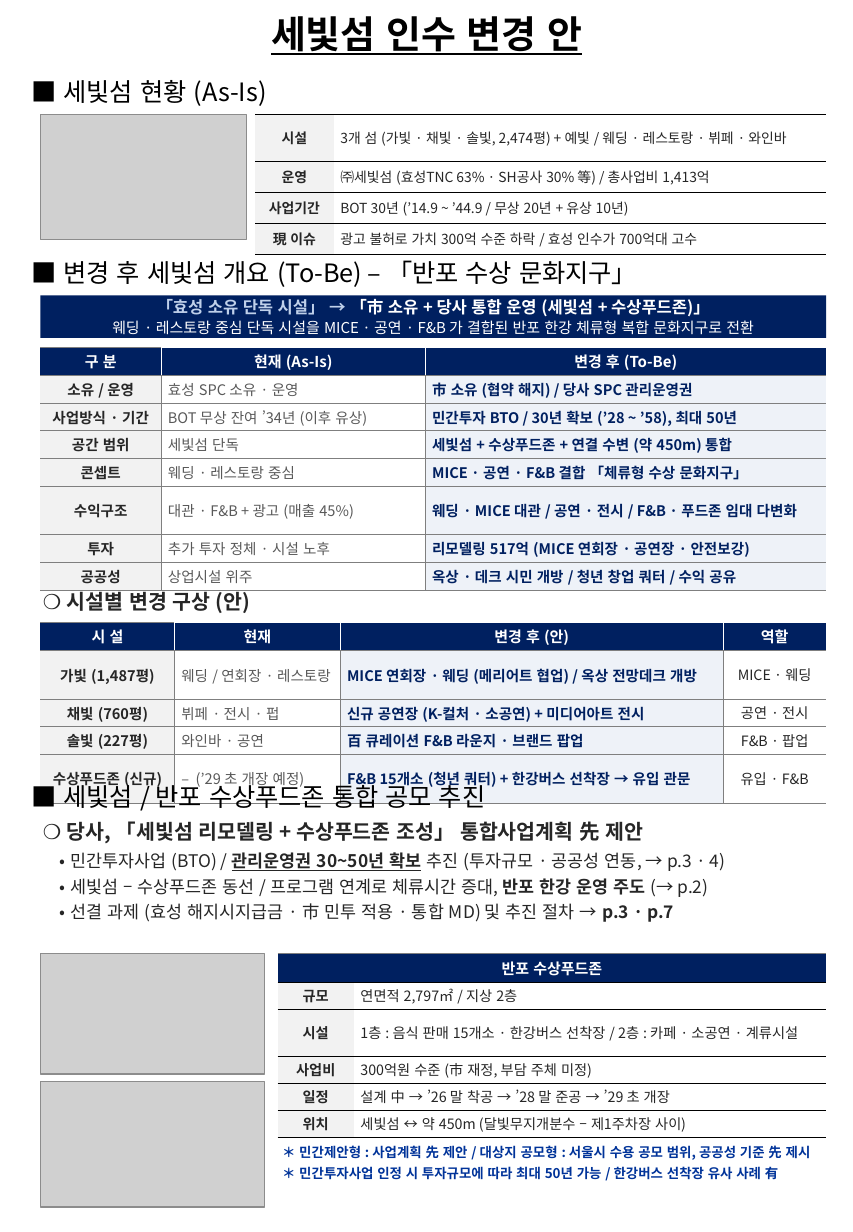
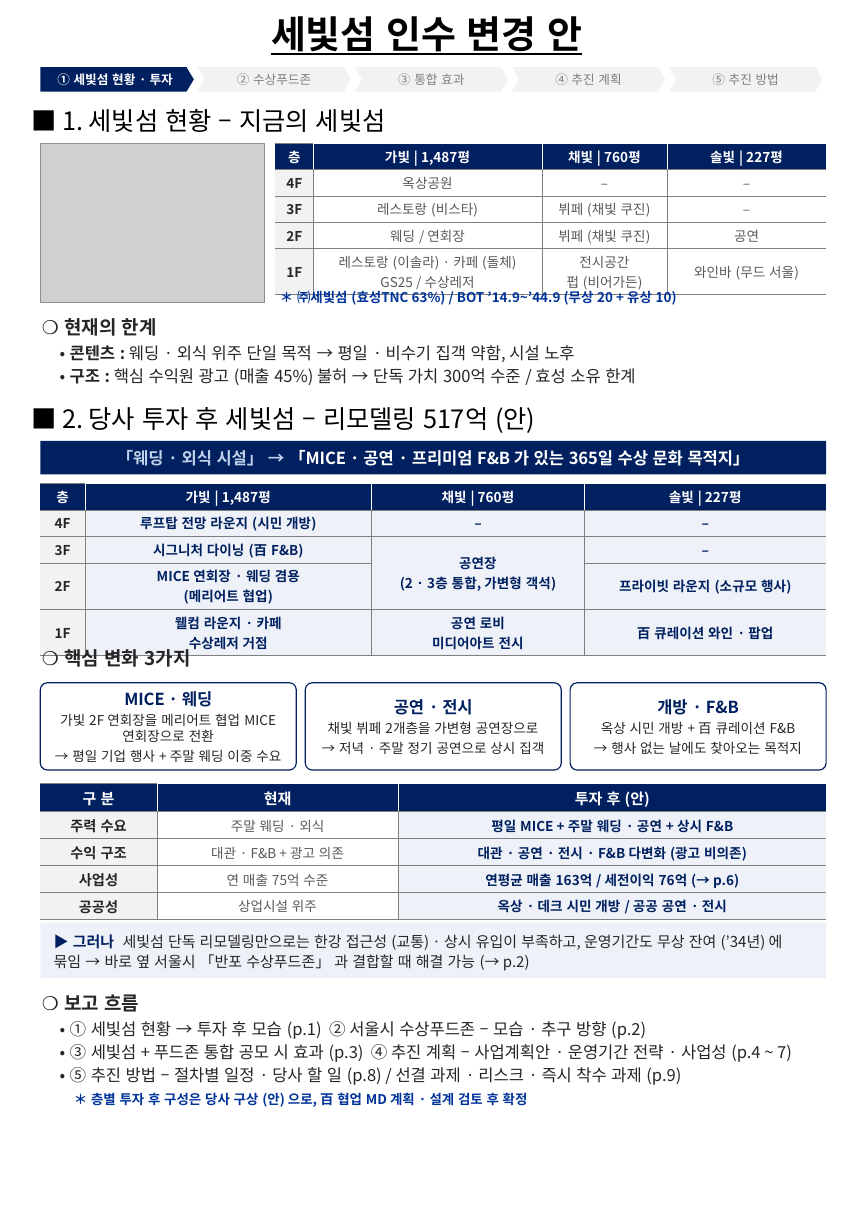
Before and after one commit to ukyung8822/test1, a slide deck: slide 1 of 세빛섬_인수변경안_보완.pptx. Drawn at 853x1232 pixels with LibreOffice and Linux fonts; fonts in the diff are those of the drawing; grey boxes stand for pictures. Boxes give left, top, right and bottom in pixels: in the first picture for what was removed or moved away, otherwise in the second. Text is boxed around its words. In the diff, an @@ line names an element or a change of style, - is before the commit and + after.

```diff
--- a/세빛섬_인수변경안_보완.pptx
+++ b/세빛섬_인수변경안_보완.pptx
@@ pentagon arrow "① 세빛섬 현황 · 투자": place and size @@
-pentagon arrow "① 세빛섬 현황 · 투자" at <box>63,80,267,106</box>
+pentagon arrow "① 세빛섬 현황 · 투자" at <box>40,67,193,92</box>
@@ pentagon arrow "① 세빛섬 현황 · 투자" at <box>40,67,193,92</box>: vertical alignment top to middle; fill none to #002060 @@
@@ text in pentagon arrow at <box>57,73,173,85</box>: text changed; size 16 to 8 pt; text colour #000000 to #FFFFFF; bold on @@
-■ 세빛섬 현황 (As-Is)
+① 세빛섬 현황 · 투자
@@ chevron added at <box>198,67,351,92</box>, fill #F2F2F2, 8 pt, text #7F7F7F @@
+② 수상푸드존
@@ chevron added at <box>355,67,508,92</box>, fill #F2F2F2, 8 pt, text #7F7F7F @@
+③ 통합 효과
@@ chevron added at <box>512,67,665,92</box>, fill #F2F2F2, 8 pt, text #7F7F7F @@
+④ 추진 계획
@@ chevron added at <box>669,67,822,92</box>, fill #F2F2F2, 8 pt, text #7F7F7F @@
+⑤ 추진 방법
@@ text added at <box>62,109,386,132</box>, 16 pt, text #000000 @@
+■ 1. 세빛섬 현황 – 지금의 세빛섬
@@ table removed at <box>255,114,826,253</box>, 4 rows, 2 columns @@
-시설 | 3개 섬 (가빛 · 채빛 · 솔빛, 2,474평) + 예빛 / 웨딩 · 레스토랑 · 뷔페 · 와인바
-운영 | ㈜세빛섬 (효성TNC 63% · SH공사 30% 等) / 총사업비 1,413억
-사업기간 | BOT 30년 (’14.9 ~ ’44.9 / 무상 20년 + 유상 10년)
-現 이슈 | 광고 불허로 가치 300억 수준 하락 / 효성 인수가 700억대 고수
@@ picture: place and size @@
-picture at <box>40,114,246,239</box>
+picture at <box>40,143,264,303</box>
@@ table at <box>275,143,826,296</box> @@
-row 1: 시 설 | 현재 | 변경 후 (안) | 역할
+row 1: 층 | 가빛 | 1,487평 | 채빛 | 760평 | 솔빛 | 227평
-row 2: 가빛 (1,487평) | 웨딩 / 연회장 · 레스토랑 | MICE 연회장 · 웨딩 (메리어트 협업) / 옥상 전망데크 개방 | MICE · 웨딩
+row 2: 4F | 옥상공원 | – | –
-row 3: 채빛 (760평) | 뷔페 · 전시 · 펍 | 신규 공연장 (K-컬처 · 소공연) + 미디어아트 전시 | 공연 · 전시
+row 3: 3F | 레스토랑 (비스타) | 뷔페 (채빛 쿠진) | –
-row 4: 솔빛 (227평) | 와인바 · 공연 | 百 큐레이션 F&B 라운지 · 브랜드 팝업 | F&B · 팝업
+row 4: 2F | 웨딩 / 연회장 | 뷔페 (채빛 쿠진) | 공연
-row 5: 수상푸드존 (신규) | – (’29 초 개장 예정) | F&B 15개소 (청년 쿼터) + 한강버스 선착장 → 유입 관문 | 유입 · F&B
+row 5: 1F | 레스토랑 (이솔라) · 카페 (돌체) / GS25 / 수상레저 | 전시공간 / 펍 (비어가든) | 와인바 (무드 서울)
@@ fill #EEF2F8 to none in 4 cells @@
@@ table: place and size @@
-table at <box>40,622,827,793</box>
+table at <box>275,143,826,296</box>
@@ text removed at <box>63,260,637,287</box> @@
-■ 변경 후 세빛섬 개요 (To-Be) – 「반포 수상 문화지구」
@@ rectangle removed at <box>40,296,826,338</box> @@
-「효성 소유 단독 시설」 → 「市 소유 + 당사 통합 운영 (세빛섬 + 수상푸드존)」
-웨딩 · 레스토랑 중심 단독 시설을 MICE · 공연 · F&B 가 결합된 반포 한강 체류형 복합 문화지구로 전환
@@ text added at <box>297,288,677,305</box>, 8.5 pt, text #003399, bold @@
+＊ ㈜세빛섬 (효성TNC 63%) / BOT ’14.9~’44.9 (무상 20 + 유상 10)
@@ text added at <box>64,318,635,385</box>, 10.5 pt, text #262626 @@
+❍ 현재의 한계
+• 콘텐츠 : 웨딩 · 외식 위주 단일 목적 → 평일 · 비수기 집객 약함, 시설 노후
+• 구조 : 핵심 수익원 광고 (매출 45%) 불허 → 단독 가치 300억 수준 / 효성 소유 한계
@@ table removed at <box>40,347,825,588</box>, 8 rows, 3 columns @@
-구 분 | 현재 (As-Is) | 변경 후 (To-Be)
-소유 / 운영 | 효성 SPC 소유 · 운영 | 市 소유 (협약 해지) / 당사 SPC 관리운영권
-사업방식 · 기간 | BOT 무상 잔여 ’34년 (이후 유상) | 민간투자 BTO / 30년 확보 (’28 ~ ’58), 최대 50년
-공간 범위 | 세빛섬 단독 | 세빛섬 + 수상푸드존 + 연결 수변 (약 450m) 통합
-콘셉트 | 웨딩 · 레스토랑 중심 | MICE · 공연 · F&B 결합 「체류형 수상 문화지구」
-수익구조 | 대관 · F&B + 광고 (매출 45%) | 웨딩 · MICE 대관 / 공연 · 전시 / F&B · 푸드존 임대 다변화
-투자 | 추가 투자 정체 · 시설 노후 | 리모델링 517억 (MICE 연회장 · 공연장 · 안전보강)
-공공성 | 상업시설 위주 | 옥상 · 데크 시민 개방 / 청년 창업 쿼터 / 수익 공유
@@ text added at <box>62,407,535,433</box>, 16 pt, text #000000 @@
+■ 2. 당사 투자 후 세빛섬 – 리모델링 517억 (안)
@@ rectangle added at <box>40,441,826,475</box>, fill #002060, 10.5 pt, text #FFFFFF, bold @@
+「웨딩 · 외식 시설」 → 「MICE · 공연 · 프리미엄 F&B 가 있는 365일 수상 문화 목적지」
@@ table added at <box>40,483,826,654</box>, 5 rows, 4 columns @@
+층 | 가빛 | 1,487평 | 채빛 | 760평 | 솔빛 | 227평
+4F | 루프탑 전망 라운지 (시민 개방) | – | –
+3F | 시그니처 다이닝 (百 F&B) | 공연장 / (2 · 3층 통합, 가변형 객석) | –
+2F | MICE 연회장 · 웨딩 겸용 / (메리어트 협업) |  | 프라이빗 라운지 (소규모 행사)
+1F | 웰컴 라운지 · 카페 / 수상레저 거점 | 공연 로비 / 미디어아트 전시 | 百 큐레이션 와인 · 팝업
@@ text removed at <box>67,588,250,613</box> @@
-❍ 시설별 변경 구상 (안)
@@ text added at <box>64,646,191,667</box>, 12 pt, text #262626, bold @@
+❍ 핵심 변화 3가지
@@ rounded rectangle added at <box>40,682,296,770</box>, fill #FFFFFF, outline #002060 0.75 pt, 8.6 pt, text #262626 @@
+MICE · 웨딩
+가빛 2F 연회장을 메리어트 협업 MICE 연회장으로 전환
+→ 평일 기업 행사 + 주말 웨딩 이중 수요
@@ rounded rectangle added at <box>305,682,561,770</box>, fill #FFFFFF, outline #002060 0.75 pt, 8.6 pt, text #262626 @@
+공연 · 전시
+채빛 뷔페 2개층을 가변형 공연장으로
+→ 저녁 · 주말 정기 공연으로 상시 집객
@@ rounded rectangle added at <box>570,682,826,770</box>, fill #FFFFFF, outline #002060 0.75 pt, 8.6 pt, text #262626 @@
+개방 · F&B
+옥상 시민 개방 + 百 큐레이션 F&B
+→ 행사 없는 날에도 찾아오는 목적지
@@ table added at <box>40,784,826,918</box>, 5 rows, 3 columns @@
+구 분 | 현재 | 투자 후 (안)
+주력 수요 | 주말 웨딩 · 외식 | 평일 MICE + 주말 웨딩 · 공연 + 상시 F&B
+수익 구조 | 대관 · F&B + 광고 의존 | 대관 · 공연 · 전시 · F&B 다변화 (광고 비의존)
+사업성 | 연 매출 75억 수준 | 연평균 매출 163억 / 세전이익 76억 (→ p.6)
+공공성 | 상업시설 위주 | 옥상 · 데크 시민 개방 / 공공 공연 · 전시
@@ text removed at <box>63,780,726,922</box> @@
-■ 세빛섬 / 반포 수상푸드존 통합 공모 추진
-❍ 당사, 「세빛섬 리모델링 + 수상푸드존 조성」 통합사업계획 先 제안
-• 민간투자사업 (BTO) / 관리운영권 30~50년 확보 추진 (투자규모 · 공공성 연동, → p.3 · 4)
-• 세빛섬 – 수상푸드존 동선 / 프로그램 연계로 체류시간 증대, 반포 한강 운영 주도 (→ p.2)
-• 선결 과제 (효성 해지시지급금 · 市 민투 적용 · 통합 MD) 및 추진 절차 → p.3 · p.7
@@ rectangle added at <box>40,922,826,978</box>, fill #EEF2F8, 9.5 pt, text #262626 @@
+▶ 그러나 세빛섬 단독 리모델링만으로는 한강 접근성 (교통) · 상시 유입이 부족하고, 운영기간도 무상 잔여 (’34년) 에 묶임 → 바로 옆 서울시 「반포 수상푸드존」 과 결합할 때 해결 가능 (→ p.2)
@@ picture removed at <box>40,954,264,1075</box> @@
@@ table removed at <box>278,954,826,1136</box>, 6 rows, 2 columns @@
-반포 수상푸드존 | 
-규모 | 연면적 2,797㎡ / 지상 2층
-시설 | 1층 : 음식 판매 15개소 · 한강버스 선착장 / 2층 : 카페 · 소공연 · 계류시설
-사업비 | 300억원 수준 (市 재정, 부담 주체 미정)
-일정 | 설계 中 → ’26 말 착공 → ’28 말 준공 → ’29 초 개장
-위치 | 세빛섬 ↔ 약 450m (달빛무지개분수 – 제1주차장 사이)
@@ text added at <box>64,994,792,1107</box>, 10.5 pt, text #262626 @@
+❍ 보고 흐름
+• ① 세빛섬 현황 → 투자 후 모습 (p.1) ② 서울시 수상푸드존 – 모습 · 추구 방향 (p.2)
+• ③ 세빛섬 + 푸드존 통합 공모 시 효과 (p.3) ④ 추진 계획 – 사업계획안 · 운영기간 전략 · 사업성 (p.4 ~ 7)
+• ⑤ 추진 방법 – 절차별 일정 · 당사 할 일 (p.8) / 선결 과제 · 리스크 · 즉시 착수 과제 (p.9)
+＊ 층별 투자 후 구성은 당사 구상 (안) 으로, 百 협업 MD 계획 · 설계 검토 후 확정
@@ picture removed at <box>40,1082,264,1208</box> @@
@@ text removed at <box>299,1145,811,1180</box> @@
-＊ 민간제안형 : 사업계획 先 제안 / 대상지 공모형 : 서울시 수용 공모 범위, 공공성 기준 先 제시
-＊ 민간투자사업 인정 시 투자규모에 따라 최대 50년 가능 / 한강버스 선착장 유사 사례 有
```
Also in this commit, not shown: 4 other slides changed, 2 slides added.
